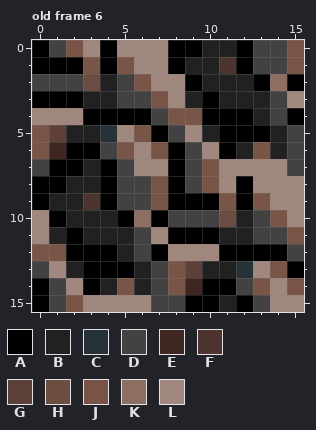
Pixel-art file: dist/data/images/tiles/tiles.ase. The picture above was drawn from the file before the commit.
16x16 pixels, 6 frames. Colours within 5 levels of each other are drawn and written as one. Shown: old frame 6. The commit also changed other frames, which this record leaves out.
Palette (. is transparent): A #000000  B #212121  C #263238  D #424242  E #3e2723  F #4e342e  G #5d4037  H #6d4c41  J #795548  K #8d6e63  L #a1887f
Pixels before, old frame 6, first column x 0:
 0 ADJLALLLAABBADDJ
 1 AAAJAJLLABBFADDJ
 2 DDDHBDJLLABBBAKA
 3 AAABBDDJLBABBBDL
 4 LLLAAAADJJAAABDA
 5 JGBBCLJADLBAAABD
 6 JEAADJLJADLABJBD
 7 DAABADLLADJLLLLD
 8 AABBADDJADJLALLL
 9 ABBFADDJAAAJAJLL
10 LABBBAKADDDHBDJL
11 LBABBBDLAAABBDDJ
12 JJAAABDALLLAAAAD
13 DLBAAABDJGBBCLJA
14 ADLABJBDJEAADJLJ
15 ADJLLLLDDAABADLL
Now the later version:
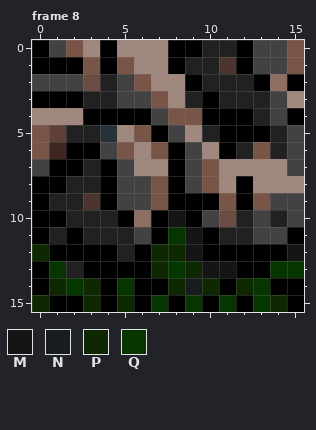
Colours new in this view: M #151515  N #171c1e  P #0e2902  Q #053600
A new or re-ordered frame is compared with the old frame closest to it.
What changed:
frames 6 -> 18
Frame 8 is new; against old frame 6:
y 9: x 14..15 LL -> DD
y 10: x 0 L -> A; x 8..9 DD -> MA; x 14..15 JL -> BD
y 11: x 0 L -> A; x 7..9 LAA -> AQM; x 15 J -> A
y 12: x 0..1 JJ -> PA; x 6..10 DALLL -> APPMA; x 15 D -> M
y 13: x 0..1 DL -> AQ; x 6..15 BDJGBBCLJA -> APQPMMAAQQ
y 14: x 1..10 DLABJBDJEA -> PQPAQAAPNP; x 12..15 DJLJ -> PQAA
y 15: x 0..9 ADJLLLLDDA -> PAAPAPAQAQ; x 11 B -> Q; x 13..15 DLL -> QPA
Where, in picture pixels (left, top, right, bottom), the same in both pictures:
changed: (32, 193, 304, 312)
